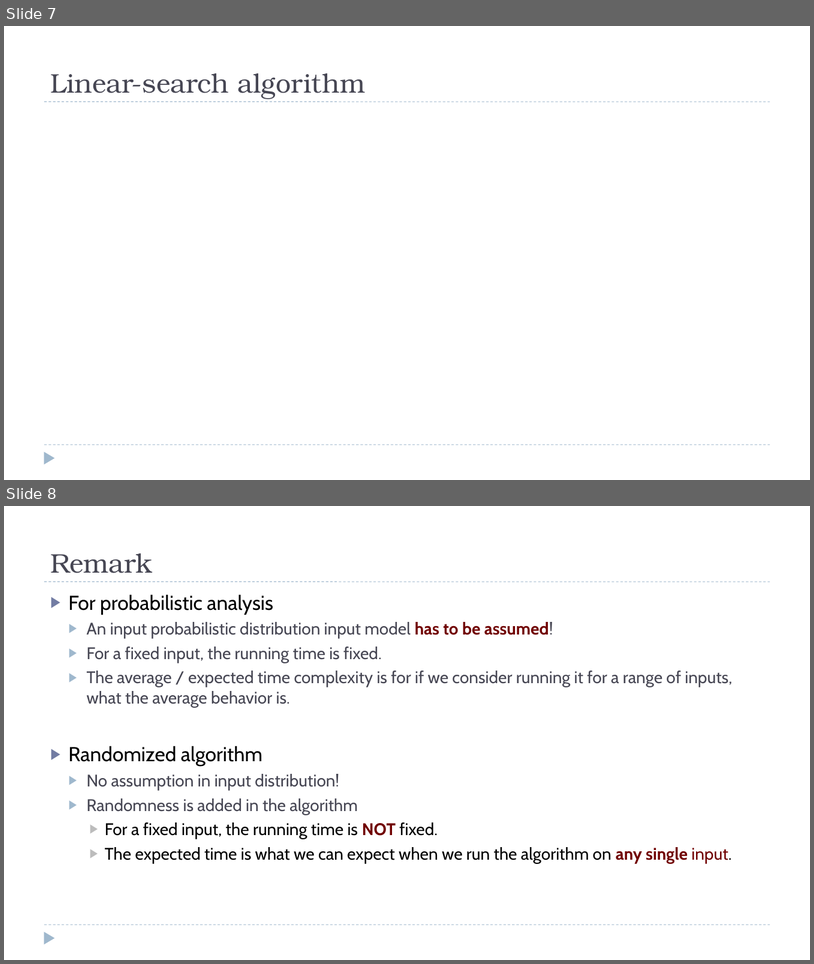
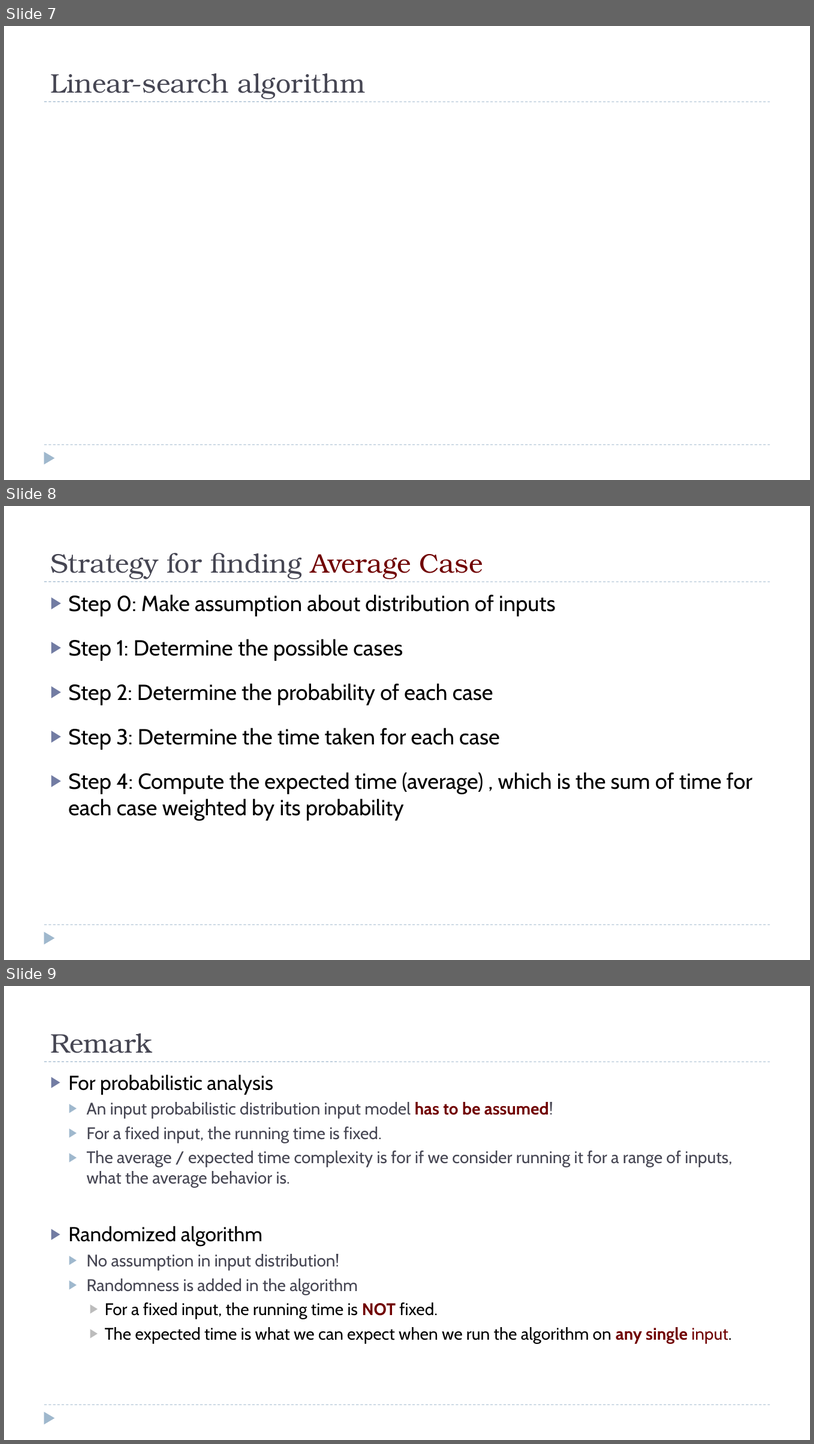
Before and after one commit to dsc-courses/dsc40b-2025-wi, a slide deck: materials/lectures/04-expected_time/slides.pptx. Shown one above the other, each under a label of ours: slides 7 and 8 before the commit, slides 7, 8 and 9 after it. The pictures are 814x964 and 814x1444 pixels, drawn with LibreOffice and Linux fonts; fonts in the diff are those of the drawing; grey boxes stand for pictures. Boxes give left, top, right and bottom in pixels: in the first picture for what was removed or moved away, otherwise in the second. Text is boxed around its words. In the diff, an @@ line names an element or a change of style, - is before the commit and + after.

```diff
--- a/materials/lectures/04-expected_time/slides.pptx
+++ b/materials/lectures/04-expected_time/slides.pptx
@@ slide 8 added at [4, 506, 810, 960], background #FFFFFF; not listed: 3 template elements that a slide beside it also shows @@
@@ title added at [50, 553, 483, 579], 32 pt, text #464653 @@
+Strategy for finding Average Case
@@ text added at [68, 594, 753, 820], 26 pt, text #000000 @@
+▶ Step 0: Make assumption about distribution of inputs
+▶ Step 1: Determine the possible cases
+▶ Step 2: Determine the probability of each case
+▶ Step 3: Determine the time taken for each case
+▶ Step 4: Compute the expected time (average) , which is the sum of time for each case weighted by its probability
@@ what was slide 8 is now slide 9 @@
```
Also in this commit, not shown: 2 other slides added, 22 other files.
